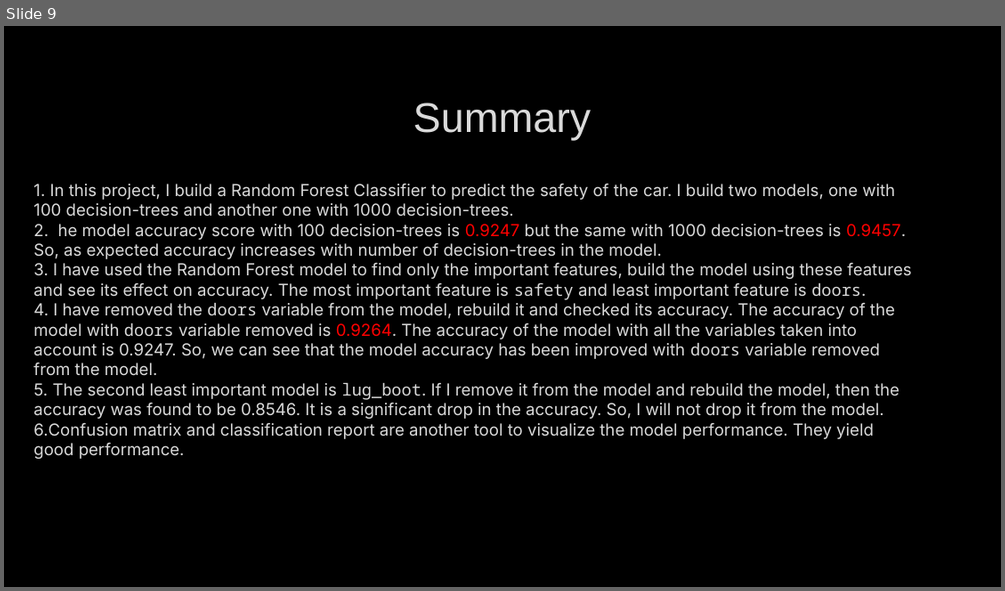
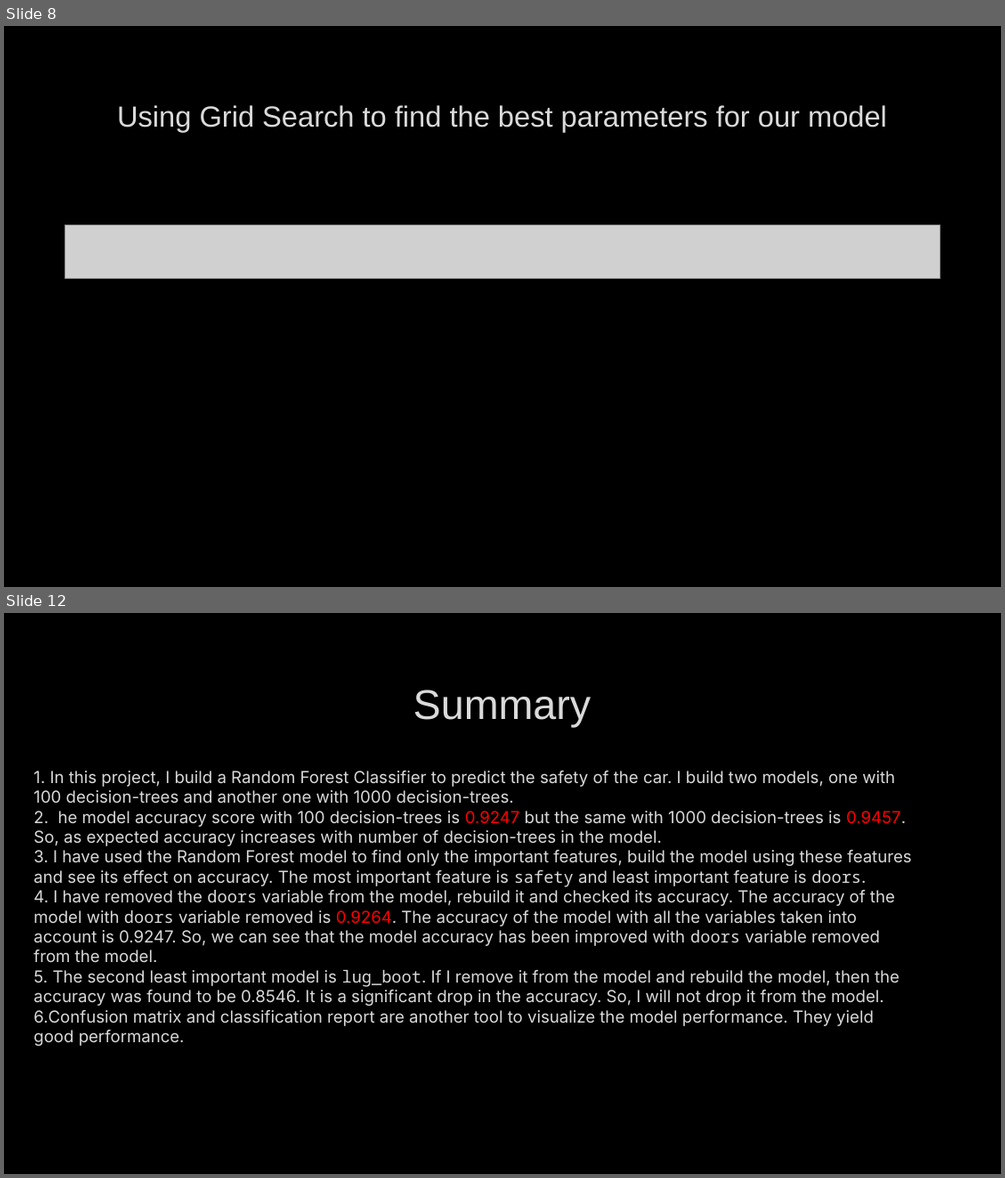
Before and after one commit to farshadmrd/random_forest, a slide deck: random_forest.pptx. Shown one above the other, each under a label of ours: slide 9 before the commit, slides 8 and 12 after it; the slides between them are not shown. The pictures are 1005x591 and 1005x1178 pixels, drawn with LibreOffice and Linux fonts; fonts in the diff are those of the drawing; grey boxes stand for pictures; background and template pictures are left out. Boxes give left, top, right and bottom in pixels: in the first picture for what was removed or moved away, otherwise in the second. Text is boxed around its words. In the diff, an @@ line names an element or a change of style, - is before the commit and + after.

Commit message:
hyper parameters

```diff
--- a/random_forest.pptx
+++ b/random_forest.pptx
@@ slide 8 added at bbox=[4, 26, 1001, 587], background picture (left out) @@
@@ title added at bbox=[117, 105, 887, 132], 28 pt, text #DADADA @@
+Using Grid Search to find the best parameters for our model
@@ picture added at bbox=[65, 224, 940, 278] @@
@@ what was slide 9 is now slide 12 @@
```
Also in this commit, not shown: 1 slide changed, 2 other slides added, 1 other file.
